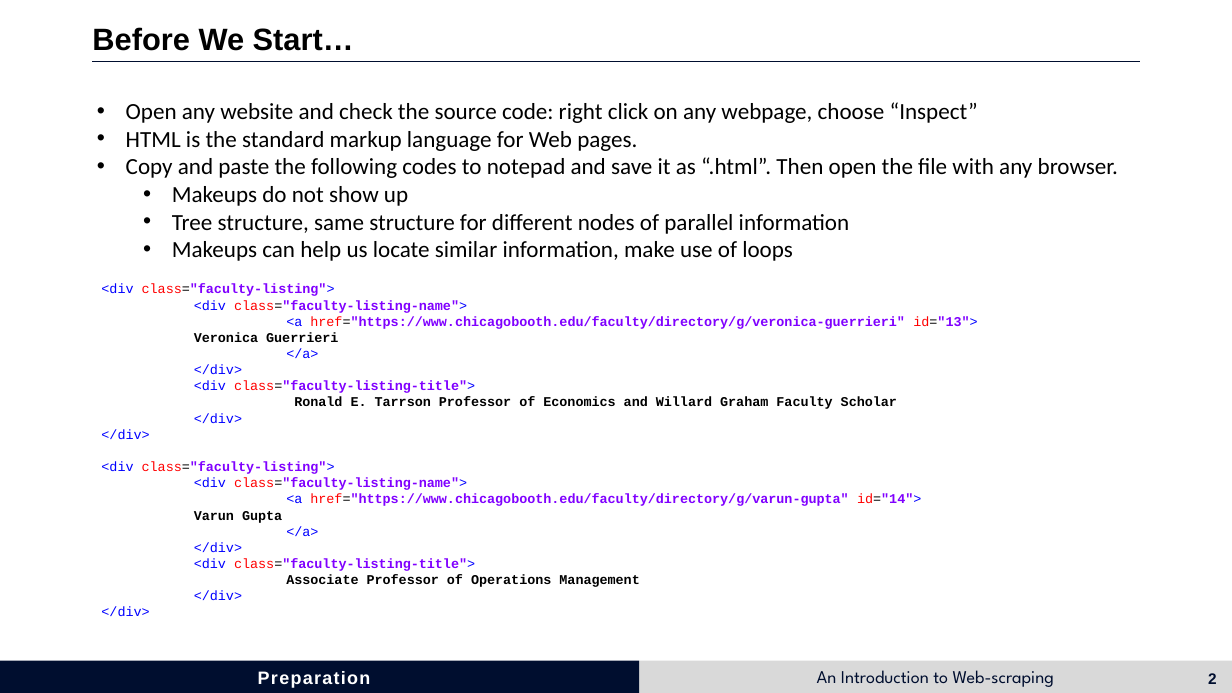
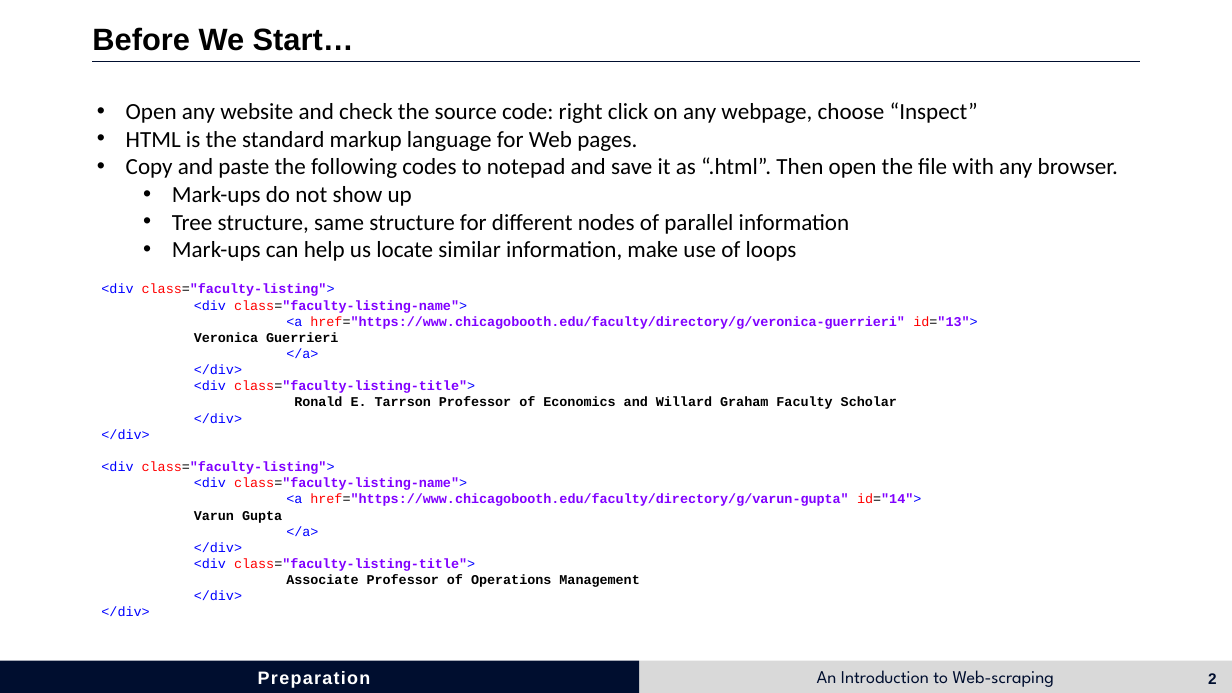
Before and after one commit to HongfeiUconn/Introduction-to-Web-scraping, a slide deck: slide 2 of Introduction to Webscraping.pptx. Drawn at 1232x693 pixels with LibreOffice and Linux fonts; fonts in the diff are those of the drawing. Boxes give left, top, right and bottom in pixels: in the first picture for what was removed or moved away, otherwise in the second. Text is boxed around its words. In the diff, an @@ line names an element or a change of style, - is before the commit and + after.

```diff
--- a/Introduction to Webscraping.pptx
+++ b/Introduction to Webscraping.pptx
@@ text at (172,186,412,206): text changed @@
-  • Makeups do not show up
+  • Mark-ups do not show up
@@ text at (172,241,797,261): text changed @@
-  • Makeups can help us locate similar information, make use of loops
+  • Mark-ups can help us locate similar information, make use of loops
```
Also in this commit, not shown: 1 other slide changed.
